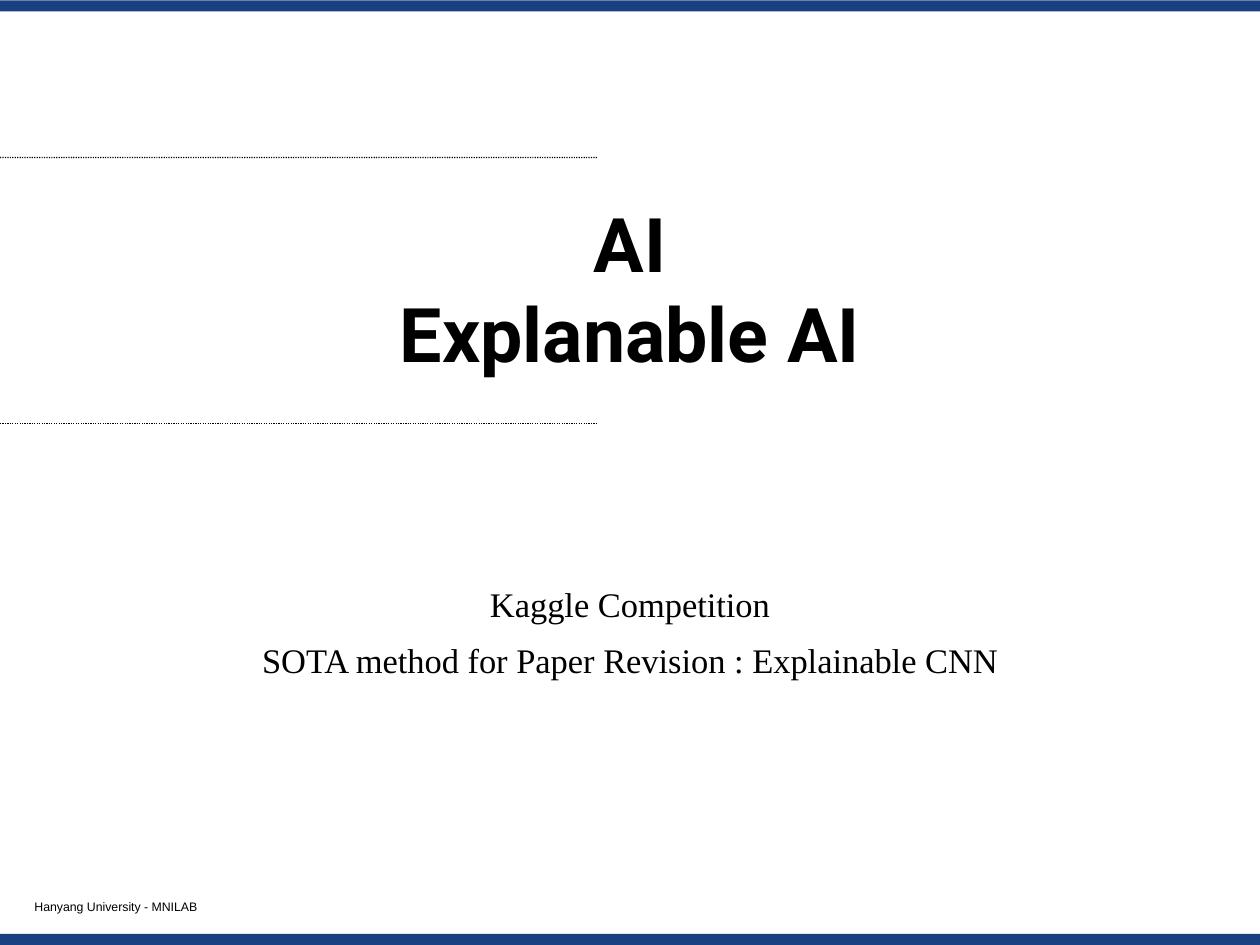
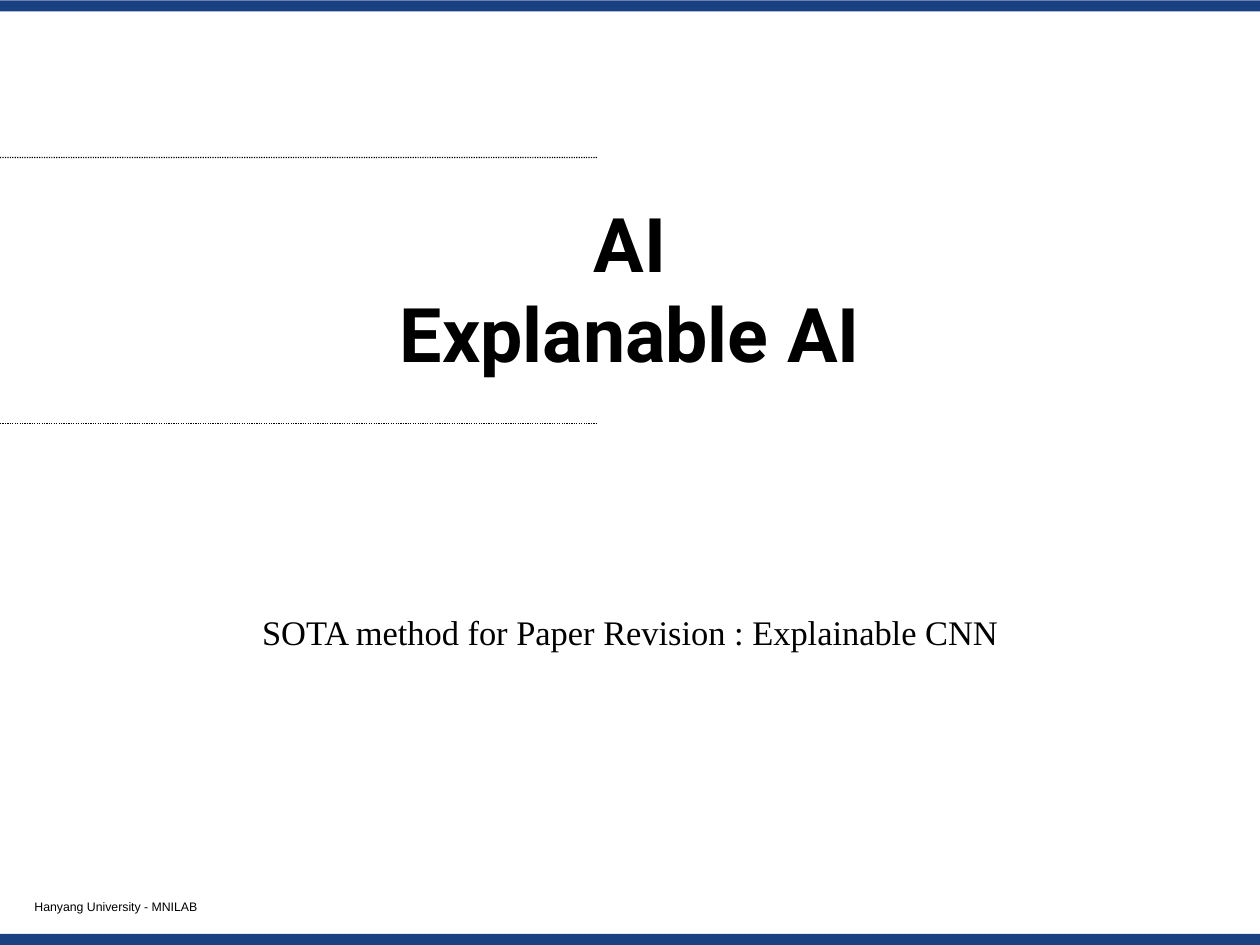
Before and after one commit to WannaBeSuperteur/2020, a slide deck: slide 2 of report/211008_AI.pptx. Drawn at 1260x945 pixels with LibreOffice and Linux fonts; fonts in the diff are those of the drawing; background and template pictures are left out. Boxes give left, top, right and bottom in pixels: in the first picture for what was removed or moved away, otherwise in the second. Text is boxed around its words. In the diff, an @@ line names an element or a change of style, - is before the commit and + after.

```diff
--- a/report/211008_AI.pptx
+++ b/report/211008_AI.pptx
@@ text at <box>490,593,770,624</box>: paragraph removed @@
-Kaggle Competition
```
Also in this commit, not shown: 1 slide removed.
